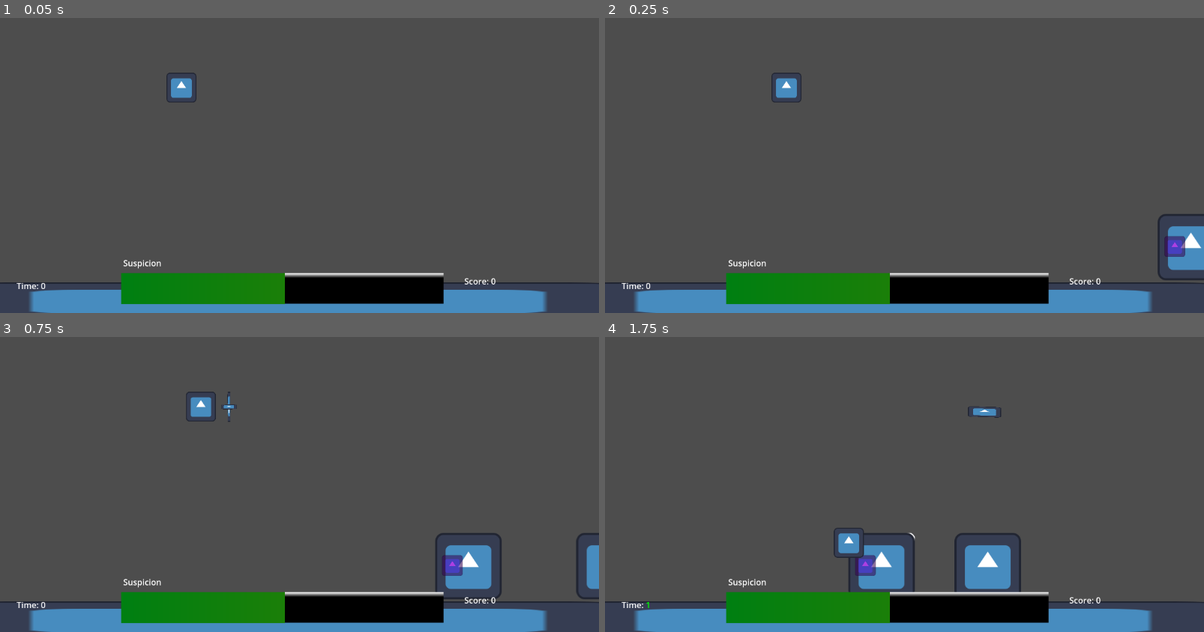
Above: before the commit, frames 1-4 (two rows, left to right).
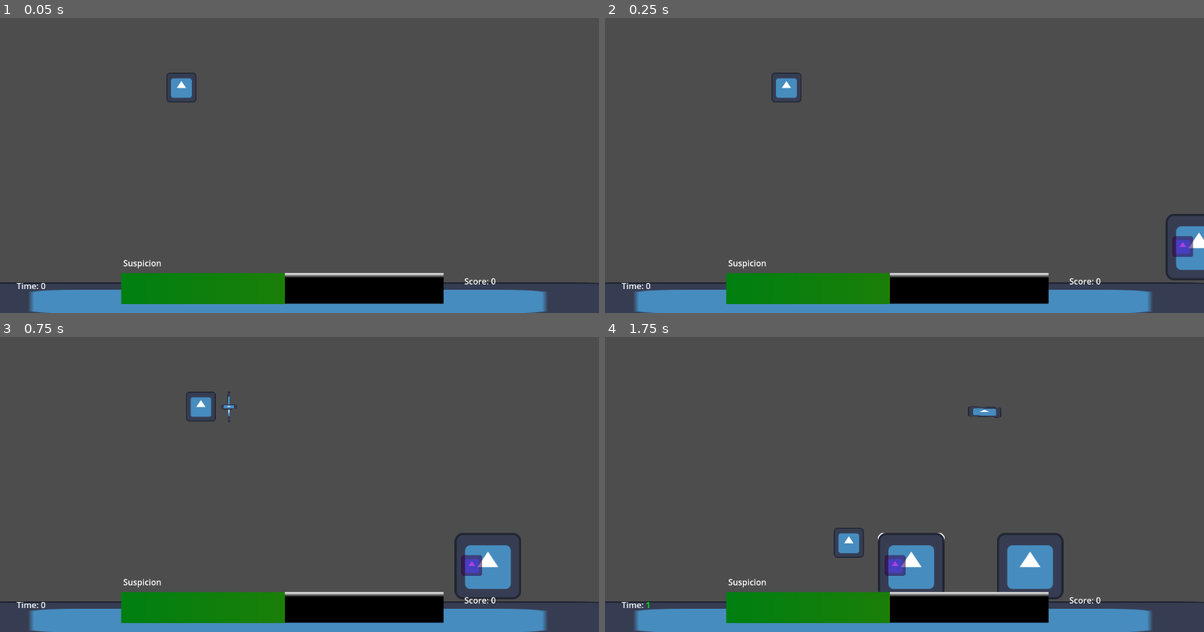
Above: after the commit, the same moments.

Repository: Jose-YP/Melon2023
Game: Godot game, scene res://Scenes/Main.tscn
Two runs of this game, one before a commit and one after it. Both use one fixed random seed, a clock stepped at 60 frames per second and the inputs below. The engine's default icon, where the game draws it, is replaced by a stand-in: a white triangle on a blue panel in a dark square.
Inputs (mouse positions are in pixels of both pictures, inside the frame that each line leads up to):
- Up to frame 1 (0.05 s): no input
- Up to frame 2 (0.25 s): no input
- Up to frame 3 (0.75 s): move the mouse to (431, 446) at 0.52 s; press the mouse at (431, 446) at 0.53 s; hold D (Right) from 0.53 s (still down)
- Up to frame 4 (1.75 s): move the mouse to (784, 481) at 1.27 s; release D (Right) at 1.28 s; release the mouse at (784, 481) at 1.28 s; hold S (Down) from 1.28 s (still down); click (784, 481) at 1.35 s

Frame 1 is identical in both runs. In frame 2, 0.6% of the frame differs, in the area x 92-100%, y 66-89%; in frame 3, 2.0%; in frame 4, 4.4%, in the area x 40-77%, y 66-89%.

Commit message:
i don't know

Diff:
--- a/Code/Main.gd
+++ b/Code/Main.gd
@@ -86,7 +86,7 @@
 	var distance = crush.global_position.x - body.global_position.x
 
 	if not body.moving and abs(distance) > 150:
-		print(body.name, "is persuing", crush.name, "Who is in", crush.global_position, "which is ", distance)
+		print(body.name," who is in ", body.global_position," is persuing ", crush.name, " Who is in ", crush.global_position, " which is ", distance)
 		body.assignedMove = body.move.LOVER
 		crush.assignedMove = body.move.LOVER
 		if crush.moving:
@@ -184,6 +184,10 @@
 
 func _on_lover_convinced(body,crush):
 	player.whispering = false
+	if body.moving:
+		body.currentTween.kill()
+		body.moving = false
+
 	loverConfidence(body,crush)
 
 func _on_hover_area_area_entered(_area):
--- a/Code/character.gd
+++ b/Code/character.gd
@@ -61,17 +61,21 @@
 				if not atLeastOne:
 					idleTimers[randi_range(0,2)].start()
 			if moving:
-				if $WanderRays/Forward.is_colliding():
+				#print(global_position.x, currentTween)
+				if $WanderRays/Forward.is_colliding() or global_position.x < 0:
 					currentTween.kill()
 					moving = false
 
 			#Ducttape to keep characters inside screen
 			if global_position.x < 0:
-				print("Oh no")
+				print("Oh no,",global_position, "global position will now be", 0)
 				global_position.x = 0
+				currentTween.kill()
+
 			elif global_position.x > 1100:
-				print("Oops")
+				print("Oops, global position will now be", global_position)
 				global_position.x = 1100
+				currentTween.kill()
 
 
 		move.SEEK:#Unfinished
@@ -87,9 +91,9 @@
 				despawn()
 
 		move.SPAWN:
-			await spawnMovement(randi_range(400,600))
+			await spawnMovement(randi_range(500,700))
 
-			if global_position.x > 0 and global_position.x < 700:
+			if global_position.x > 0 and global_position.x < 800:
 				print("Wandering again")
 				assignedMove = move.WANDER
 				moving = false
@@ -116,14 +120,19 @@
 func movement(distance):
 	distance *= facing
 	moving = true
-	#print("Making: ", moving, " Direction: ", facing)
-	var finalPos = position.x + distance
+	print(global_position.x)
+	var finalPos = global_position.x + distance
+	if assignedMove == move.WANDER:
+		if finalPos < 0:
+			finalPos = distance * -1
 
+	print("Going to: ", finalPos, " Direction: ", facing)
+	print(name,":",global_position)
 	var moveTween = get_tree().create_tween().bind_node(self)
 	currentTween = moveTween
 	moveTween.connect("finished",on_movementTween_finished)
 
-	moveTween.tween_property($".","position",Vector2(finalPos,position.y),abs(distance)/(tweenSpeed))
+	moveTween.tween_property($".","global_position",Vector2(finalPos,global_position.y),abs(distance)/(tweenSpeed))
 
 func spawnMovement(distance):
 	distance *= facing
@@ -132,7 +141,7 @@
 	var moveTween = get_tree().create_tween().bind_node(self)
 	currentTween = moveTween
 	moveTween.connect("finished",on_movementTween_finished)
-	print("Currently: ", global_position, "Destination: ", Vector2(distance,520))
+	#print("Currently: ", global_position, "Destination: ", Vector2(distance,520))
 	moveTween.tween_property($".","global_position",Vector2(distance,520),abs(distance)/(tweenSpeed * 1.5)).from_current()
 
 #----------------------------------------------
@@ -167,4 +176,3 @@
 
 func on_movementTween_finished():
 	moving = false
-	print(name,":",global_position)
--- a/Scenes/character.tscn
+++ b/Scenes/character.tscn
@@ -51,13 +51,13 @@
 modulate = Color(0, 0, 0, 1)
 
 [node name="Back" type="RayCast2D" parent="WanderRays"]
-position = Vector2(-40, 0)
-target_position = Vector2(-100, 0)
+position = Vector2(-12, 1)
+target_position = Vector2(-150, 0)
 collision_mask = 16
 collide_with_areas = true
 
 [node name="Forward" type="RayCast2D" parent="WanderRays"]
-position = Vector2(40, 0)
-target_position = Vector2(100, 0)
+position = Vector2(14, 0)
+target_position = Vector2(150, 0)
 collision_mask = 16
 collide_with_areas = true
